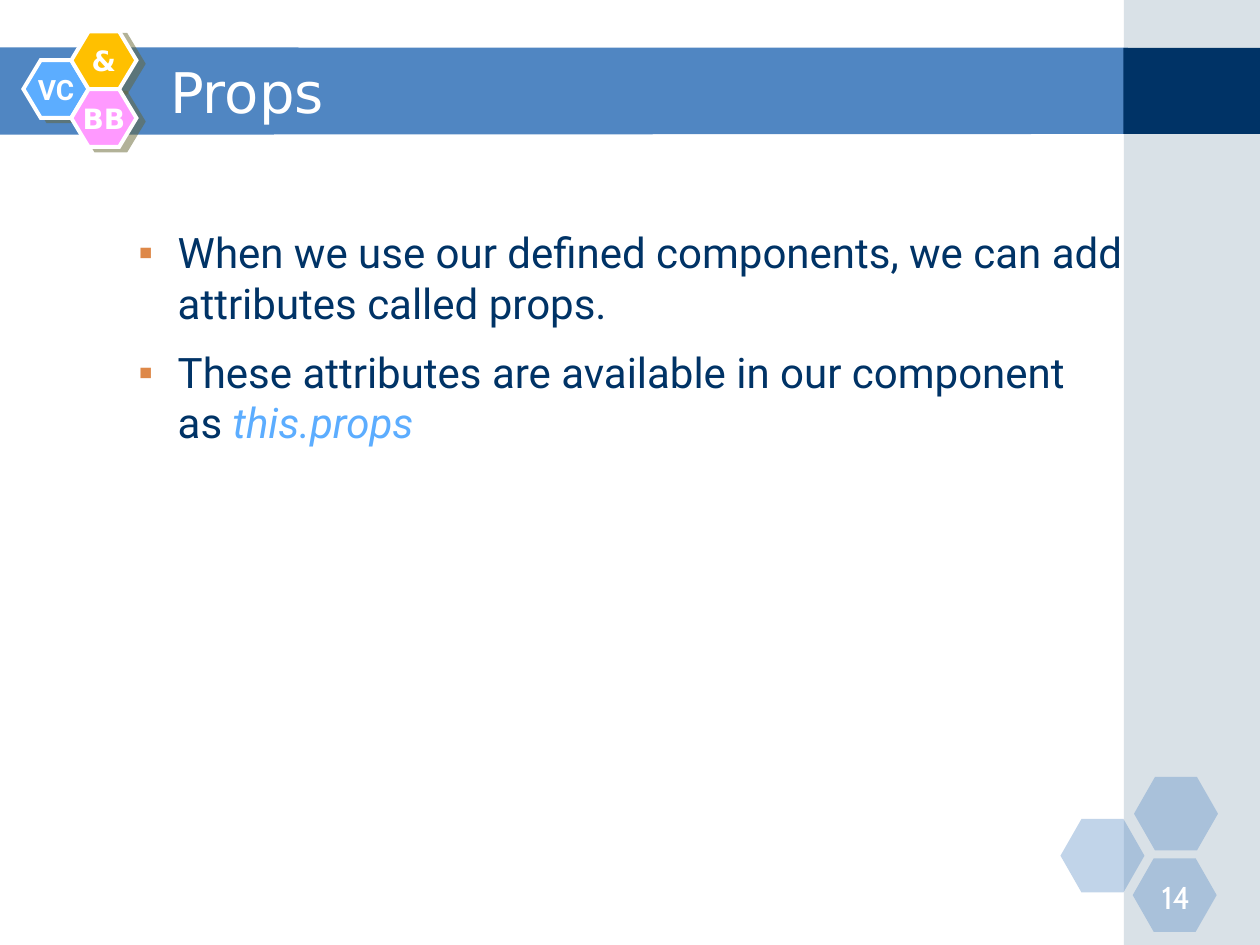
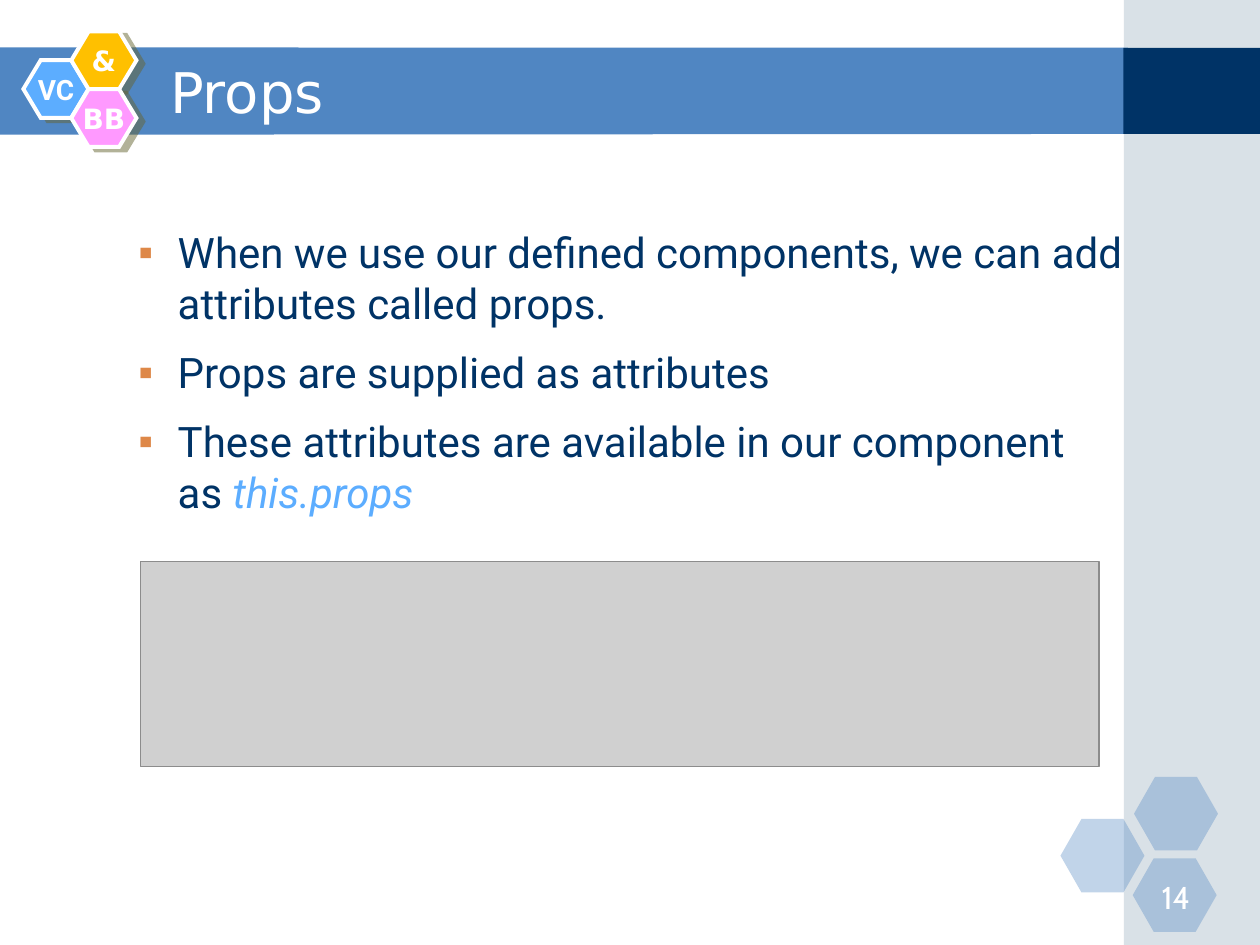
Before and after one commit to nguyenminhtiend/React-Document, a slide deck: slide 14 of React_Slide.pptx. Drawn at 1260x945 pixels with LibreOffice and Linux fonts; fonts in the diff are those of the drawing; grey boxes stand for pictures. Boxes give left, top, right and bottom in pixels: in the first picture for what was removed or moved away, otherwise in the second. Text is boxed around its words. In the diff, an @@ line names an element or a change of style, - is before the commit and + after.

```diff
--- a/React_Slide.pptx
+++ b/React_Slide.pptx
@@ text at (x1=178, y1=356, x2=770, y2=397): paragraph added @@
+  ▪ Props are supplied as attributes
@@ picture added at (x1=140, y1=562, x2=1099, y2=766) @@
```
Also in this commit, not shown: 2 slides added, 2 other files.
